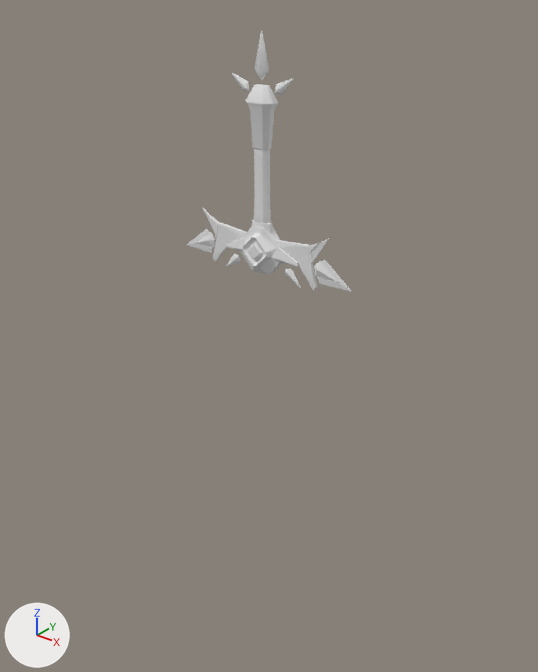
The Blender file Section2/Sword.blend: old version first, new version second.
The view is the same before and after, from a camera (50 mm lens) standing at (0.724, -0.889, 0.681) and looking at (-0.02, 0.043, 0.104). Lighting does not change. The marker at lower left points along +X, +Y and +Z.
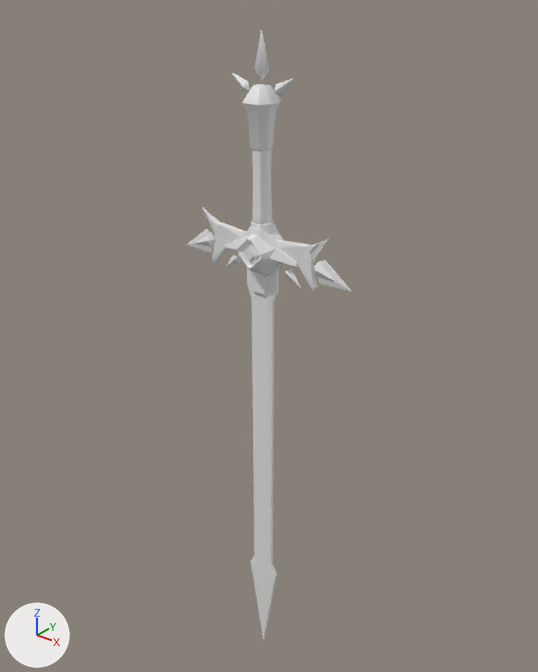
Pixel boxes [x1, y1, x2, y2] of what changed, in the pictures (538 x 672 px):
'Plane.010', added: after [247, 267, 279, 641]
'Plane.003', rescaled: before [226, 225, 299, 275]; after [225, 224, 298, 275]
'Cube.001', rescaled (21% wider): before [246, 84, 278, 150]; after [242, 84, 281, 150]
'Cube', rescaled (22% wider): before [254, 148, 271, 223]; after [252, 149, 273, 224]
'Plane.002', rescaled: before [213, 223, 317, 291]; after [212, 223, 318, 291]
'Plane.009', added: after [248, 263, 283, 297]
'Plane.007', rescaled: before [196, 232, 339, 283]; after [196, 232, 338, 283]
'Plane', rescaled: [254, 30, 269, 80] in both
'Plane.001', rescaled: [232, 73, 293, 95] in both
'Plane.004', rescaled: before [210, 216, 319, 264]; after [209, 216, 319, 264]
'Cube.002', rescaled (9% wider, 7% taller): before [252, 220, 273, 233]; after [251, 220, 274, 234]

Patch to the scene script:
```diff
--- a/Section2/Sword.blend.py
+++ b/Section2/Sword.blend.py
@@ me_plane_005 @@
+me_plane_005.from_pydata(...)  # 27 vertices, 19 faces; spans x 0.0..0.032, y -0.835..0.022, z 0.0..0.003
@@ me_plane_002 @@
+me_plane_002.from_pydata(...)  # 20 vertices, 14 faces; spans x 0.0..0.0416, y -0.0062..0.0, z 0.2011..0.2711
+me_plane_002.polygons.foreach_set('use_smooth', [True] * 14)
@@ ob_cube @@
 ob_cube.location = (0.0, 0.0, 0.386)
+ob_cube.scale = (1.0, 1.61, 1.0)
 _m = ob_cube.modifiers.new('Bevel', 'BEVEL')
@@ ob_cube_001 @@
 ob_cube_001.location = (0.0, 0.0, 0.386)
+ob_cube_001.scale = (1.0, 1.61, 1.0)
 _m = ob_cube_001.modifiers.new('Bevel', 'BEVEL')
@@ ob_cube_002 @@
 ob_cube_002.location = (0.0, 0.0, 0.386)
+ob_cube_002.scale = (1.0, 1.61, 1.0)
 _m = ob_cube_002.modifiers.new('Bevel', 'BEVEL')
@@ ob_plane @@
 ob_plane.rotation_euler = (1.571, 0.0, 0.0)  # degrees (90, 0, 0)
+ob_plane.scale = (1.0, 1.0, 1.61)
 _m = ob_plane.modifiers.new('Mirror', 'MIRROR')
@@ ob_plane_001 @@
 ob_plane_001.rotation_euler = (1.571, 0.0, 0.0)  # degrees (90, 0, 0)
+ob_plane_001.scale = (1.0, 1.0, 1.61)
 _m = ob_plane_001.modifiers.new('Mirror', 'MIRROR')
@@ ob_plane_003 @@
 ob_plane_003.location = (0.0, 0.0, 0.0)
+ob_plane_003.scale = (1.0, 1.61, 1.0)
 _m = ob_plane_003.modifiers.new('Mirror', 'MIRROR')
@@ ob_plane_002 @@
 ob_plane_002.location = (0.0, 0.0, 0.0)
+ob_plane_002.scale = (1.0, 1.61, 1.0)
 _m = ob_plane_002.modifiers.new('Mirror', 'MIRROR')
@@ ob_plane_004 @@
 ob_plane_004.location = (0.0, 0.0, 0.0)
+ob_plane_004.scale = (1.0, 1.61, 1.0)
 _m = ob_plane_004.modifiers.new('Mirror', 'MIRROR')
@@ ob_plane_007 @@
 ob_plane_007.rotation_euler = (1.571, -0.00073, 0.0)  # degrees (90, 0, 0)
+ob_plane_007.scale = (1.0, 1.0, 1.61)
 _m = ob_plane_007.modifiers.new('Mirror', 'MIRROR')
@@ ob_plane_010 @@
+ob_plane_010 = bpy.data.objects.new('Plane.010', me_plane_005)
+ob_plane_010.location = (0.0, 0.0, 0.243)
+ob_plane_010.rotation_euler = (1.571, 0.0, 0.0)  # degrees (90, 0, 0)
+ob_plane_010.scale = (1.0, 1.0, 1.61)
+_m = ob_plane_010.modifiers.new('Mirror', 'MIRROR')
+_m.use_axis = (True, False, True)
+_m.use_clip = True
+_m = ob_plane_010.modifiers.new('Bevel', 'BEVEL')
+_m.width = 0.0005
+_m.width_pct = 0.0005
+_m.segments = 5
+_m.limit_method = 'NONE'
@@ ob_plane_009 @@
+ob_plane_009 = bpy.data.objects.new('Plane.009', me_plane_002)
+ob_plane_009.location = (0.0, 0.0, 0.0)
+ob_plane_009.scale = (1.0, 1.61, 1.0)
+_m = ob_plane_009.modifiers.new('Mirror', 'MIRROR')
+_m.use_axis = (True, True, False)
+_m.use_clip = True
+_m = ob_plane_009.modifiers.new('Bevel', 'BEVEL')
+_m.width = 0.001
+_m.width_pct = 0.001
+_m.segments = 4
+_m.limit_method = 'NONE'
+_m.harden_normals = True
```
